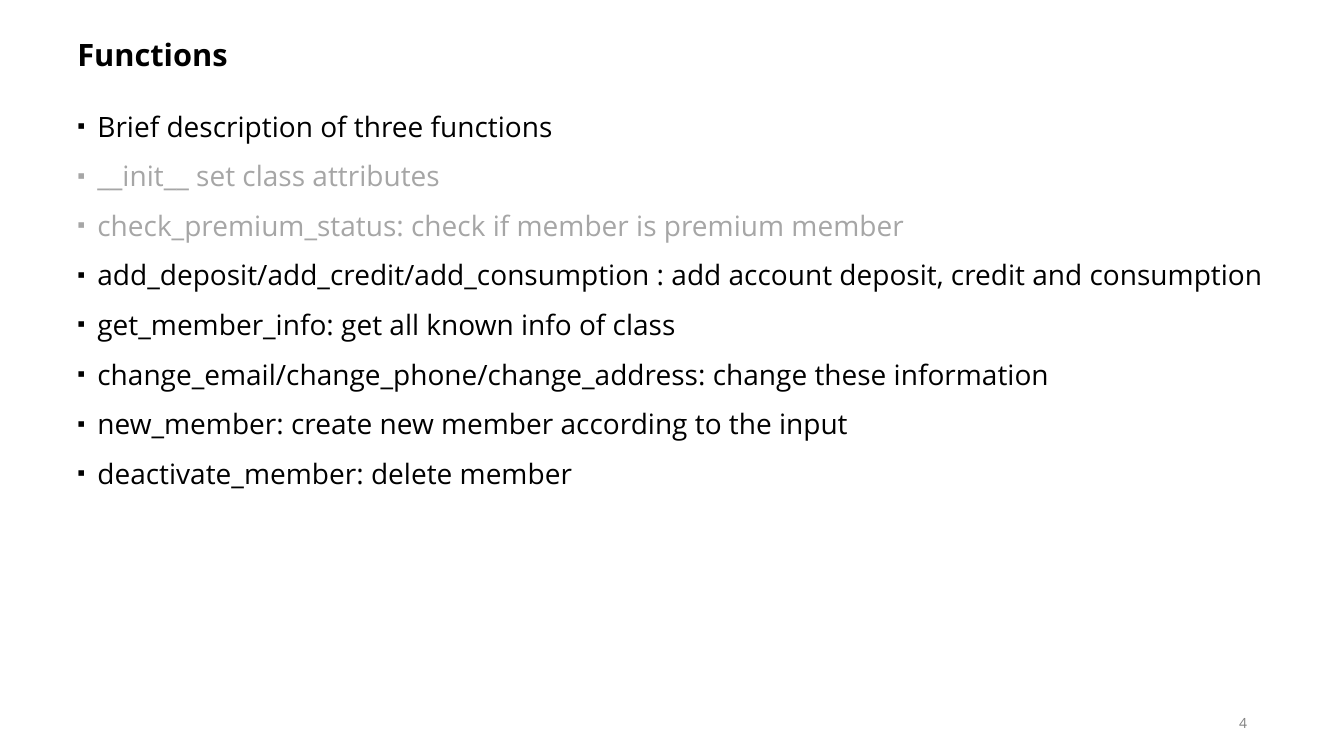
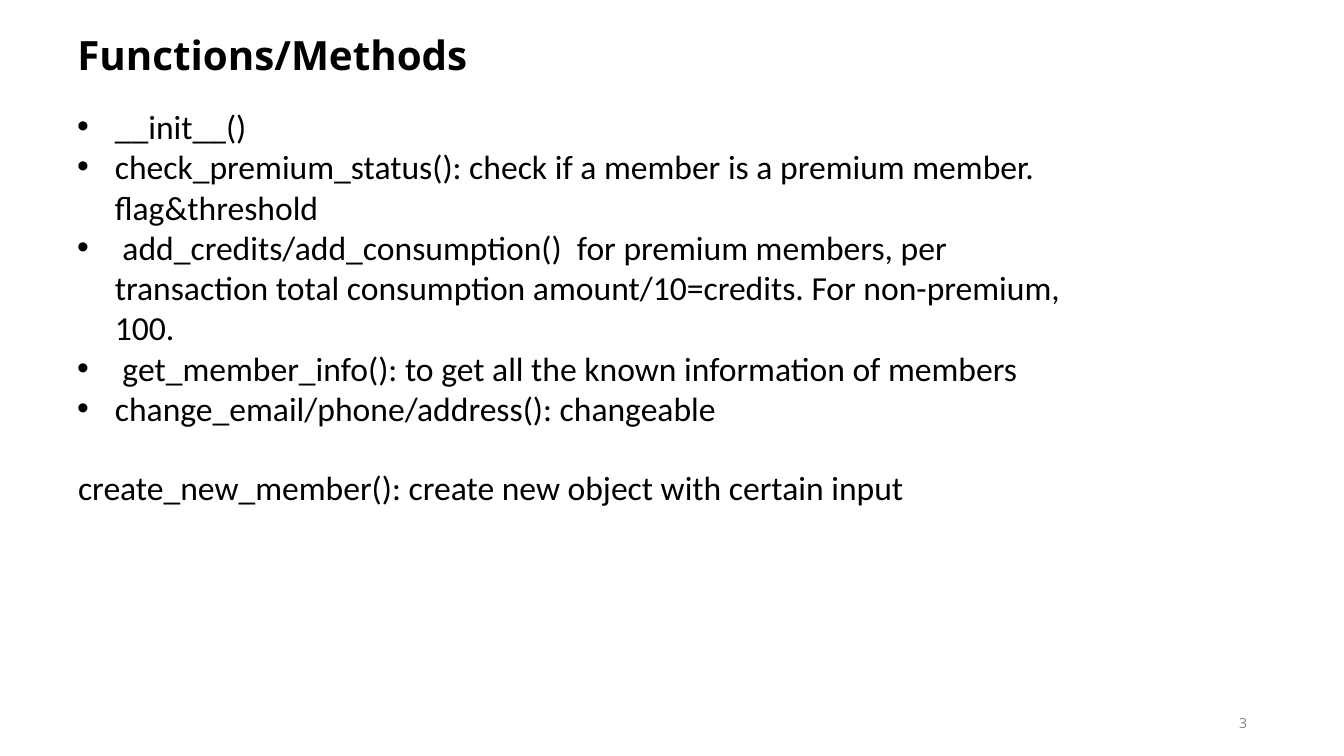
Before and after one commit to Data533-Group-3/Project, a slide deck: slide 3 of Presentation_Group3.pptx (slide 4 before the commit). Drawn at 1344x756 pixels with LibreOffice and Linux fonts; fonts in the diff are those of the drawing. Boxes give left, top, right and bottom in pixels: in the first picture for what was removed or moved away, otherwise in the second. Text is boxed around its words. In the diff, an @@ line names an element or a change of style, - is before the commit and + after.

```diff
--- a/Presentation_Group3.pptx
+++ b/Presentation_Group3.pptx
@@ title at (77, 39, 467, 71): text changed; size 22 to 28.8 pt @@
-Functions
+Functions/Methods
@@ text removed at (97, 115, 1262, 489) @@
-▪ Brief description of three functions
-▪ __init__ set class attributes
-▪ check_premium_status: check if member is premium member
-▪ add_deposit/add_credit/add_consumption : add account deposit, credit and consumption
-▪ get_member_info: get all known info of class
-▪ change_email/change_phone/change_address: change these information
-▪ new_member: create new member according to the input
-▪ deactivate_member: delete member
@@ text added at (115, 114, 1059, 427), 24 pt, text #000000 @@
+• __init__()
+• check_premium_status(): check if a member is a premium member. flag&threshold
+• add_credits/add_consumption() for premium members, per transaction total consumption amount/10=credits. For non-premium, 100.
+• get_member_info(): to get all the known information of members
+• change_email/phone/address(): changeable
@@ text added at (78, 475, 903, 506), 24 pt, text #000000 @@
+create_new_member(): create new object with certain input
@@ page number at (1239, 718, 1247, 728): text changed @@
-4
+3
```
Also in this commit, not shown: 5 other slides changed, 4 other files.
